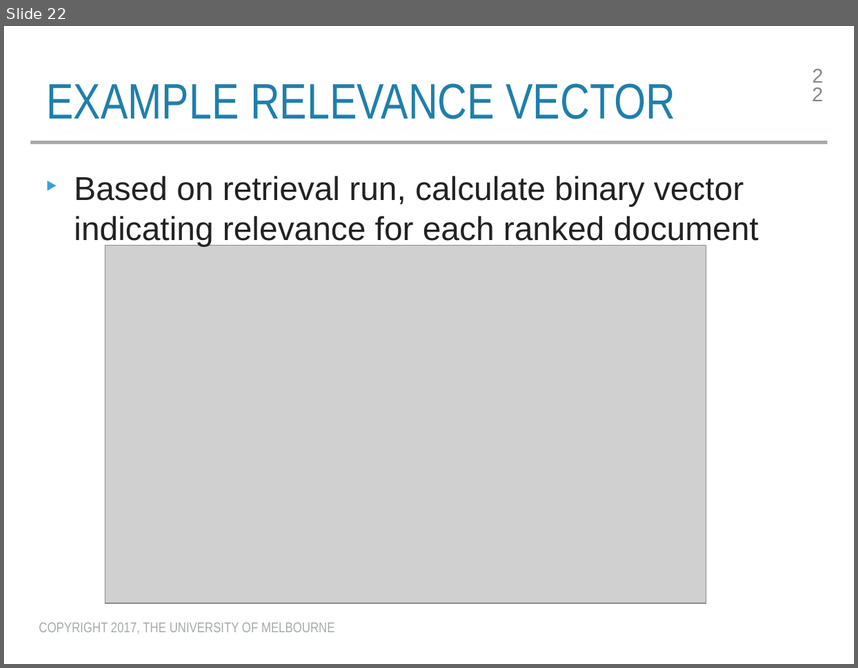
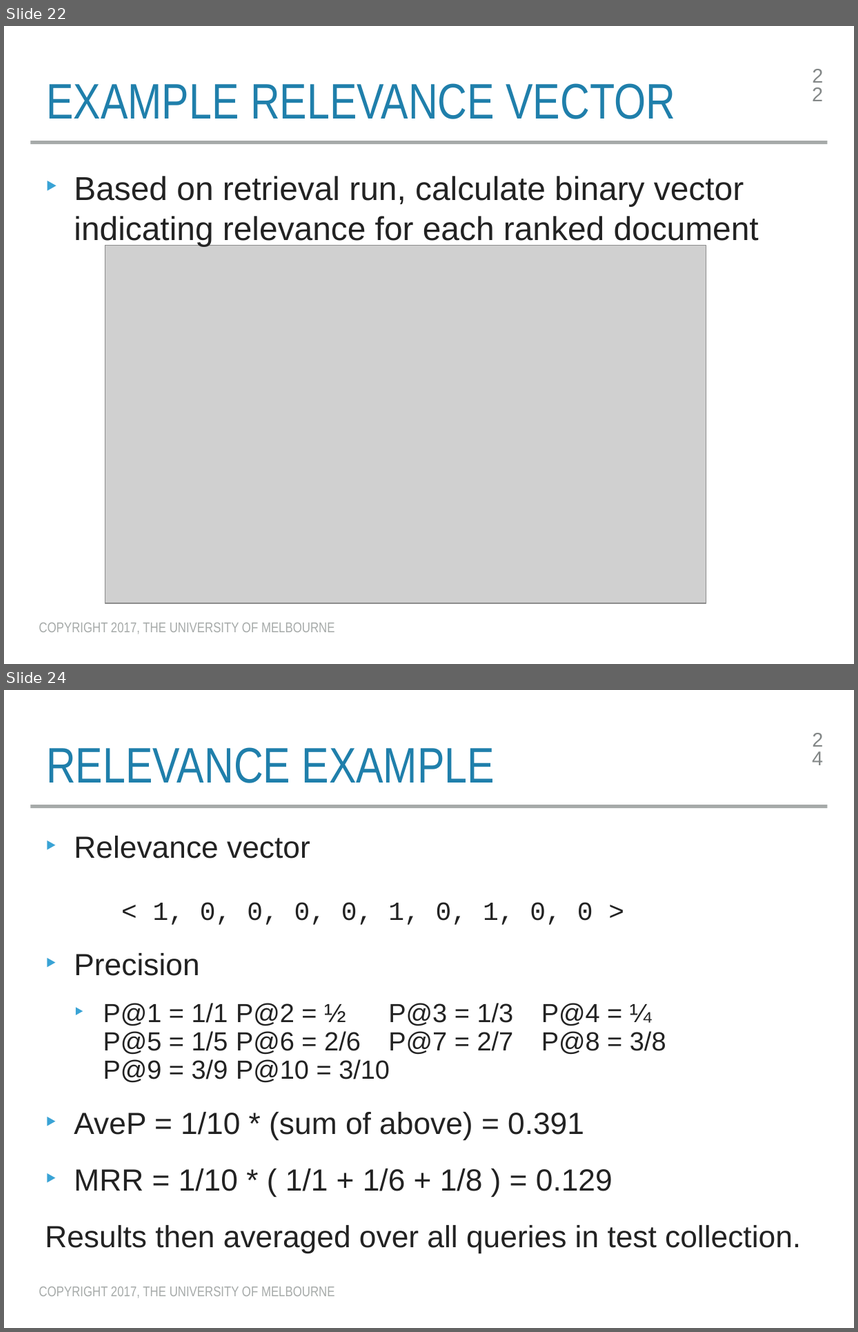
Before and after one commit to trevorcohn/comp90042, a slide deck: slides/WSTA_L16_vsm_eval.pptx. Shown one above the other, each under a label of ours: slide 22 before the commit, slides 22 and 24 after it; the slides between them are not shown. The pictures are 858x668 and 858x1332 pixels, drawn with LibreOffice and Linux fonts; fonts in the diff are those of the drawing; grey boxes stand for pictures. Boxes give left, top, right and bottom in pixels: in the first picture for what was removed or moved away, otherwise in the second. Text is boxed around its words. In the diff, an @@ line names an element or a change of style, - is before the commit and + after.

```diff
--- a/slides/WSTA_L16_vsm_eval.pptx
+++ b/slides/WSTA_L16_vsm_eval.pptx
@@ slide 24 added at [4, 690, 854, 1328], background #FFFFFF; not listed: 3 template elements that a slide beside it also shows @@
@@ title added at [46, 747, 495, 783], 42.2 pt, text #1F7FAB @@
+RELEVANCE EXAMPLE
@@ text added at [45, 836, 801, 1252], 25.9 pt, text #222222 @@
+‣ Relevance vector
+  < 1, 0, 0, 0, 0, 1, 0, 1, 0, 0 >
+‣ Precision
+  ‣ P@1 = 1/1 P@2 = ½ P@3 = 1/3 P@4 = ¼
+    P@5 = 1/5 P@6 = 2/6 P@7 = 2/7 P@8 = 3/8
+    P@9 = 3/9 P@10 = 3/10
+‣ AveP = 1/10 * (sum of above) = 0.391
+‣ MRR = 1/10 * ( 1/1 + 1/6 + 1/8 ) = 0.129
+Results then averaged over all queries in test collection.
```
Also in this commit, not shown: 8 slides changed, 4 other files.
